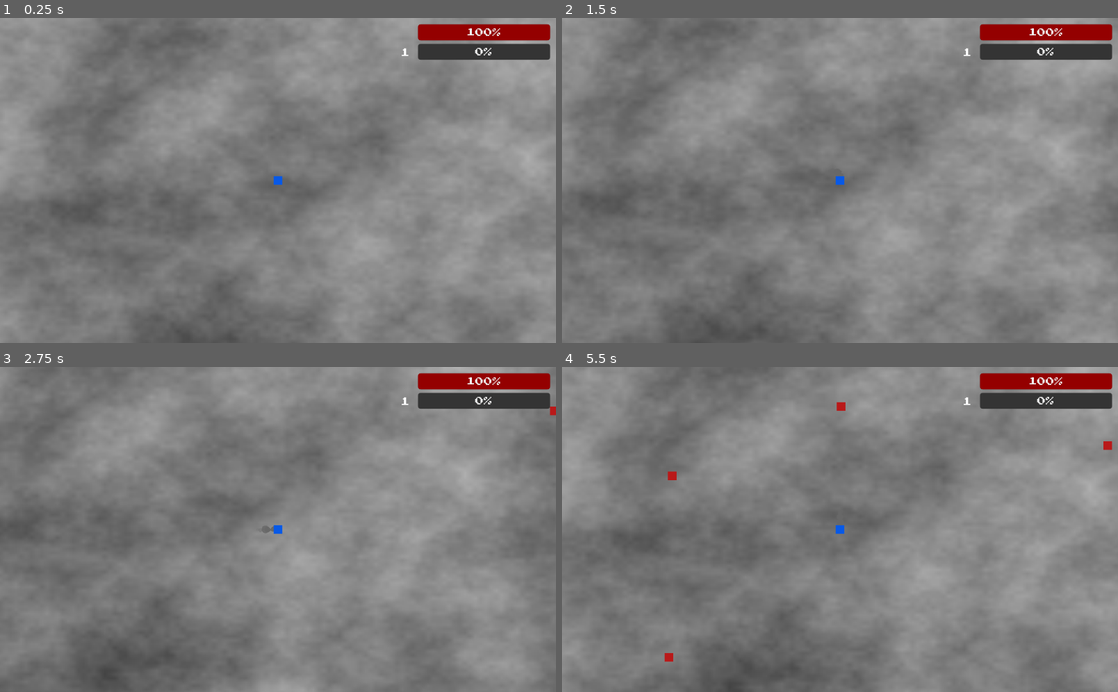
Above: before the commit, frames 1-4 (two rows, left to right).
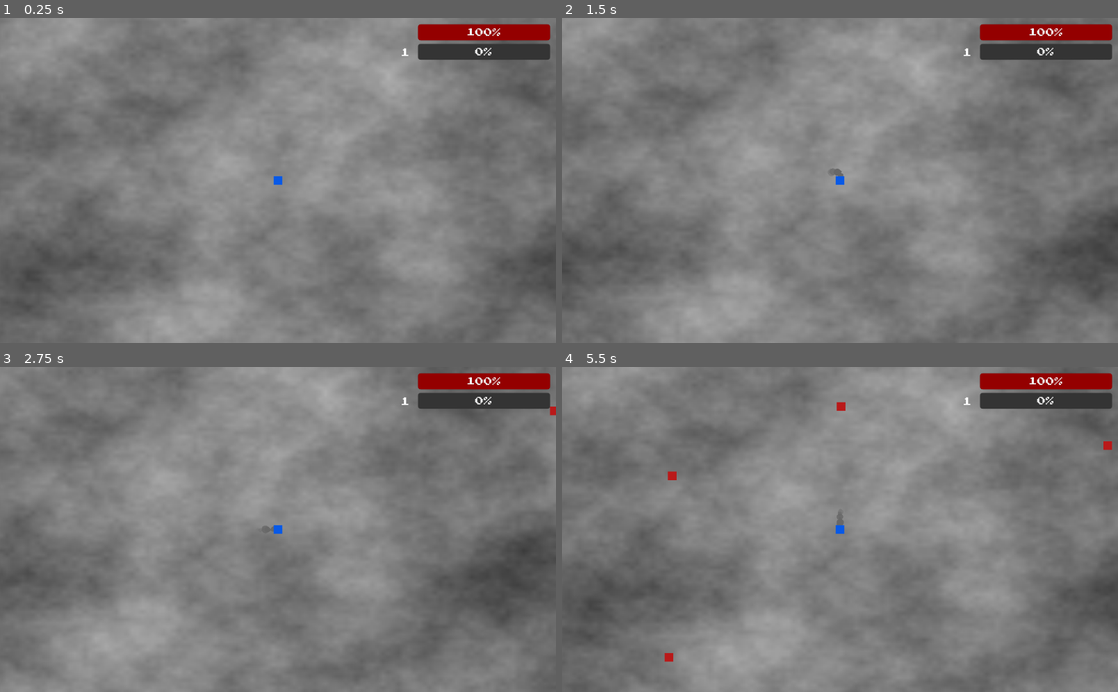
Above: after the commit, the same moments.

Repository: svenfinke/bulletstorm
Game: Godot game, scene res://Scenes/Demo.tscn
Two runs of this game, one before a commit and one after it. Both use one fixed random seed, a clock stepped at 60 frames per second and the inputs below.
Inputs (mouse positions are in pixels of both pictures, inside the frame that each line leads up to):
- Up to frame 1 (0.25 s): no input
- Up to frame 2 (1.5 s): tap Enter at 0.5 s; move the mouse to (962, 164) at 0.52 s; hold Right (ui_right) 0.53-1.28 s; move the mouse to (728, 196) at 1.27 s; hold Down (ui_down) from 1.28 s (still down)
- Up to frame 3 (2.75 s): move the mouse to (333, 458) at 2.02 s; release Down (ui_down) at 2.03 s; hold Right (ui_right) from 2.03 s (still down)
- Up to frame 4 (5.5 s): move the mouse to (812, 594) at 2.77 s; release Right (ui_right) at 2.78 s; hold Up (ui_up) 2.78-3.53 s; move the mouse to (1006, 578) at 3.52 s; hold Left (ui_left) 3.53-5.03 s; move the mouse to (673, 480) at 4.27 s; move the mouse to (867, 529) at 5.02 s; hold Down (ui_down) from 5.03 s (still down)

The runs differ from the first frame. In frame 1, 30% of the frame differs, in the area x 0-100%, y 0-100%; in frame 2, 31%; in frame 3, 33%; in frame 4, 31%.

Commit message:
refactor

Diff:
--- a/Entities/Characters/Player.gd
+++ b/Entities/Characters/Player.gd
@@ -5,18 +5,28 @@
 var Gun = preload("res://Entities/Weapons/Gun.tscn")
 var LevelUp = preload("res://Entities/Dialogues/LevelUp.tscn")
 
-var speed : float = 80.0
+const speed : int = 80
+
+# Attributes
+var maxHealth : int = 5
 var health : int = 5
-var maxHealth : int = 5
+var currentExp : int = 0
 var expToNextLevel : int = 20
 var level : int = 1
+var armor : int = 0
 
-var closestEnemy = null
+# Modifiers
+var attackPowerMod : float = 1.0
+var attackSpeedMod : float = 1.0
+var armorMod : float = 1.0
+var movementSpeedMod : float = 1.0
+
+var _closestEnemy = null
 
 func _ready():
 	Global.Player = self
 
-func _process(delta):
+func _process(_delta):
 	if Global.Exp >= expToNextLevel:
 		level_up()
 
@@ -34,44 +44,30 @@
 
 	velocity = velocity.normalized()
 
-	move_and_slide(velocity * speed)
+	move_and_slide(velocity * speed * movementSpeedMod)
 
-func shoot():
-	var enemy = get_closest_enemy()
+func _on_ShootTimer_timeout():
+	shoot()
+
+func shoot() -> void:
+	var enemy = Global.get_closest_body(self, $AreaOfSight)
 
 	if enemy:
 		var gun = Global.instance_node(Gun, global_position, Global.DefaultParent)
 		gun.look_once = false
 		gun.look_at(enemy.global_position)
 
-func _on_ShootTimer_timeout():
-	shoot()
+func level_up() -> void:
+	Global.instance_node(LevelUp, global_position, Global.DefaultParent)
+	expToNextLevel += expToNextLevel * 0.3
+	Global.Exp = 0
+	level += 1
 
-func hit():
-	health -= 1
-	var text = FloatingText.instance()
-	text.amount = 1
-	text.global_position = global_position
-	Global.DefaultParent.add_child(text)
+func get_hit_by(hitter: Node, damage: int) -> void:
+	var dmg : int = damage - (armor * armorMod)
+	health -= dmg
+	Global.show_text(String(dmg), global_position, Global.DefaultParent)
 
 	if health <= 0:
 		Global.Player = null
 		queue_free()
-
-func get_closest_enemy():
-	var bodies = $AreaOfSight.get_overlapping_bodies()
-	var closestBody = null
-	if bodies.size() > 0:
-		var minDistance = 9999.99;
-		for body in bodies:
-			var distance = global_position.distance_to(body.global_position)
-			if distance < minDistance:
-				minDistance = distance
-				closestBody = body
-	return closestBody
-
-func level_up():
-	Global.instance_node(LevelUp, global_position, Global.DefaultParent)
-	expToNextLevel += expToNextLevel * 0.3
-	Global.Exp = 0
-	level += 1
--- a/Entities/Enemies/Enemy.gd
+++ b/Entities/Enemies/Enemy.gd
@@ -7,6 +7,7 @@
 var speed = 50
 var health = 10
 var canHit = true
+var damage = 1
 
 func _physics_process(delta):
 	if Global.Player == null:
@@ -19,21 +20,19 @@
 
 	var collider = move_and_collide(velocity * speed * delta)
 	if collider:
-		if collider.collider.has_method("hit") && canHit:
+		if collider.collider.has_method("get_hit_by") && canHit:
 			canHit = false
 			$HitTimer.start()
-			collider.collider.hit()
-
-func hit(dmg:int):
-	health-=dmg;
-	var text = FloatingText.instance()
-	text.amount = dmg
-	text.global_position = global_position
-	Global.DefaultParent.add_child(text)
-	if health <= 0:
-		Global.instance_node(Exp, global_position, Global.DefaultParent)
-		queue_free()
-
+			collider.collider.get_hit_by(self, damage)
 
 func _on_HitTimer_timeout():
 	canHit = true
+
+func get_hit_by(hitter: Node, hitDamage: int) -> void:
+	health -= hitDamage
+	Global.show_text(String(hitDamage), global_position, Global.DefaultParent)
+
+	if health <= 0:
+		# Spawn loot
+		Global.instance_node(Exp, global_position, Global.DefaultParent)
+		queue_free()
--- a/Entities/Objects/Exp.gd
+++ b/Entities/Objects/Exp.gd
@@ -6,9 +6,5 @@
 
 func _on_Area2D_body_entered(body):
 	Global.Exp += amount
-	var text = FloatingText.instance()
-	text.amount = amount
-	text.textColor = Color("43eb06")
-	text.global_position = global_position
-	Global.DefaultParent.add_child(text)
+	Global.show_text(String(amount), global_position, Global.DefaultParent, Color("43eb06"))
 	queue_free()
--- a/Entities/Objects/FloatingText.gd
+++ b/Entities/Objects/FloatingText.gd
@@ -1,10 +1,10 @@
 extends Position2D
 
-export (int) var amount = 0
+export (String) var text = "0"
 export (Color) var textColor = Color("eb0606")
 
 func _ready():
-	$Label.text = String(amount)
+	$Label.text = text
 	$Label.set("custom_colors/font_color", textColor)
 
 	$Tween.interpolate_property(self, 'scale', scale, Vector2(1,1), 0.2, Tween.TRANS_LINEAR, Tween.EASE_OUT)
--- a/Entities/Weapons/Gun.gd
+++ b/Entities/Weapons/Gun.gd
@@ -12,8 +12,8 @@
 		look_once = false
 
 	var collider = move_and_collide(velocity.rotated(rotation) * speed * delta)
-	if collider:
-		collider.get_collider().hit(4 * Global.Player.level)
+	if collider && collider.get_collider().has_method('get_hit_by'):
+		collider.get_collider().get_hit_by(self, 4 * Global.Player.level)
 		queue_free()
 
 func _on_VisibilityNotifier2D_screen_exited():
--- a/Scenes/Demo.tscn
+++ b/Scenes/Demo.tscn
@@ -28,7 +28,7 @@
 texture = SubResource( 2 )
 
 [node name="Player" parent="." instance=ExtResource( 1 )]
-position = Vector2( 512, 300 )
+position = Vector2( 1026, 602 )
 
 [node name="MainCamera" type="Camera2D" parent="Player"]
 scale = Vector2( 0.5, 0.5 )
--- a/Scripts/Global.gd
+++ b/Scripts/Global.gd
@@ -1,13 +1,34 @@
 extends Node
+
+var FloatingText = preload("res://Entities/Objects/FloatingText.tscn")
 
 var Player = null
 var Exp = 0
 var DefaultParent = null
 
-func instance_node(node, location, parent):
+func instance_node(scene: PackedScene, location: Vector2, parent: Node) -> Node:
 	if !parent:
 		return null
-	var node_instance = node.instance()
+
+	var node_instance = scene.instance()
 	parent.add_child(node_instance)
 	node_instance.global_position = location
 	return node_instance
+
+func show_text(text: String, location: Vector2, parent: Node, color: Color = Color("eb0606")) -> void:
+	var floatingText = FloatingText.instance()
+	floatingText.text = text
+	floatingText.global_position = location
+	parent.add_child(floatingText)
+
+func get_closest_body(character: Node, areaOfSight: Area2D) -> Node:
+	var bodies = areaOfSight.get_overlapping_bodies()
+	var closestBody = null
+	if bodies.size() > 0:
+		var minDistance = 9999.99;
+		for body in bodies:
+			var distance = character.global_position.distance_to(body.global_position)
+			if distance < minDistance:
+				minDistance = distance
+				closestBody = body
+	return closestBody
